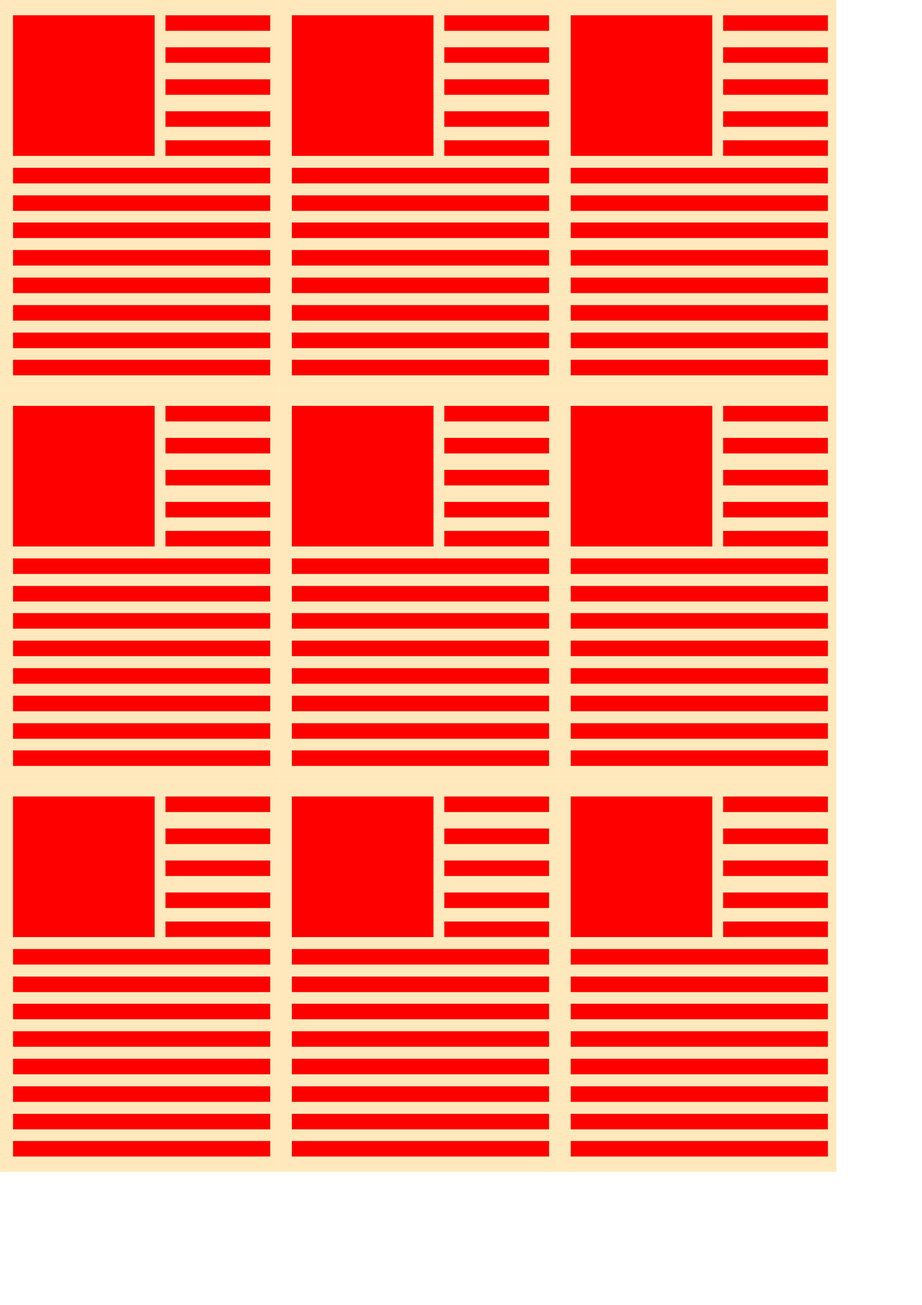
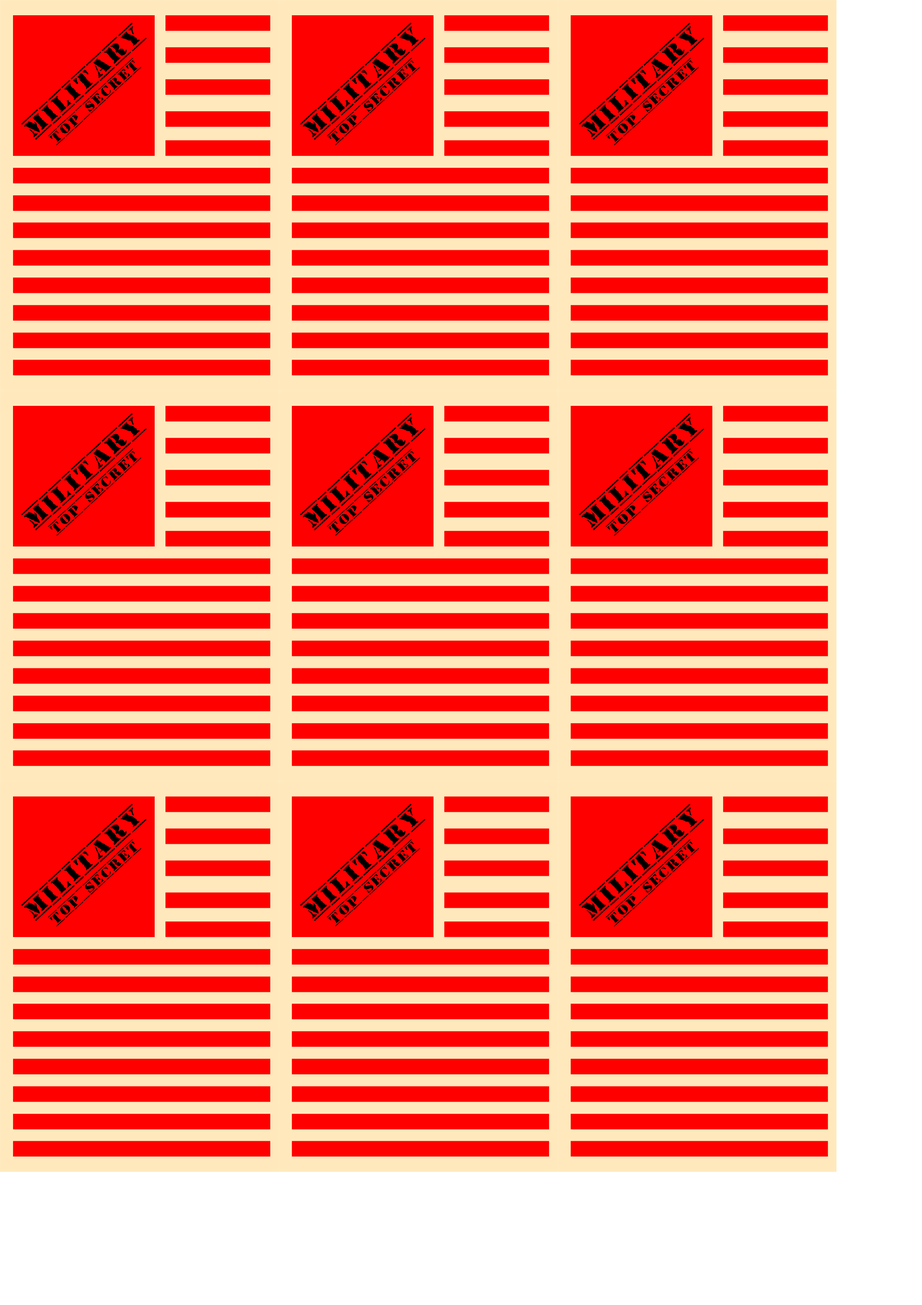
Two versions of the same layered image (922×1305). Layer-by-layer changes:
renamed "Red Report Card copy 8" to "Layer 1 copy 8", painted on it over (x1=578, y1=803, x2=705, y2=927)
renamed "Red Report Card copy 7" to "Layer 1 copy 7", painted on it over (x1=299, y1=803, x2=426, y2=927)
renamed "Red Report Card copy 6" to "Layer 1 copy 6", painted on it over (x1=20, y1=803, x2=147, y2=927)
renamed "Red Report Card copy 5" to "Layer 1 copy 5", painted on it over (x1=578, y1=412, x2=705, y2=536)
renamed "Red Report Card copy 4" to "Layer 1 copy 4", painted on it over (x1=299, y1=412, x2=426, y2=536)
renamed "Red Report Card copy 3" to "Layer 1 copy 3", painted on it over (x1=20, y1=412, x2=147, y2=536)
renamed "Red Report Card copy 2" to "Layer 1 copy 2", painted on it over (x1=578, y1=22, x2=705, y2=146)
renamed "Red Report Card copy" to "Layer 1 copy", painted on it over (x1=299, y1=22, x2=426, y2=146)
renamed "Red Report Card" to "Layer 1", painted on it over (x1=20, y1=22, x2=147, y2=146)
